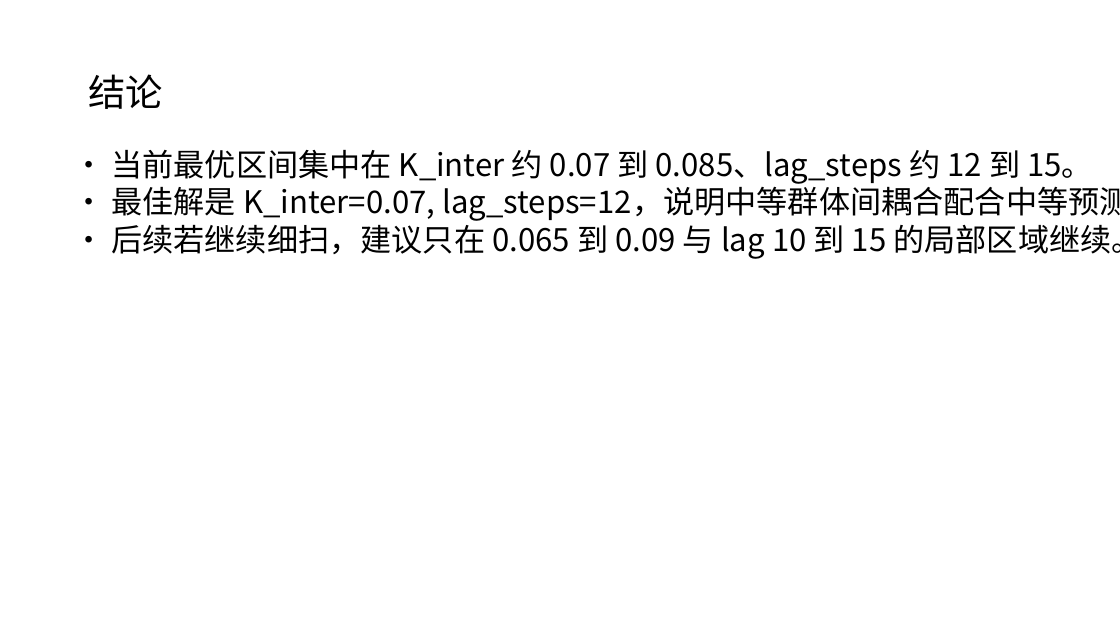
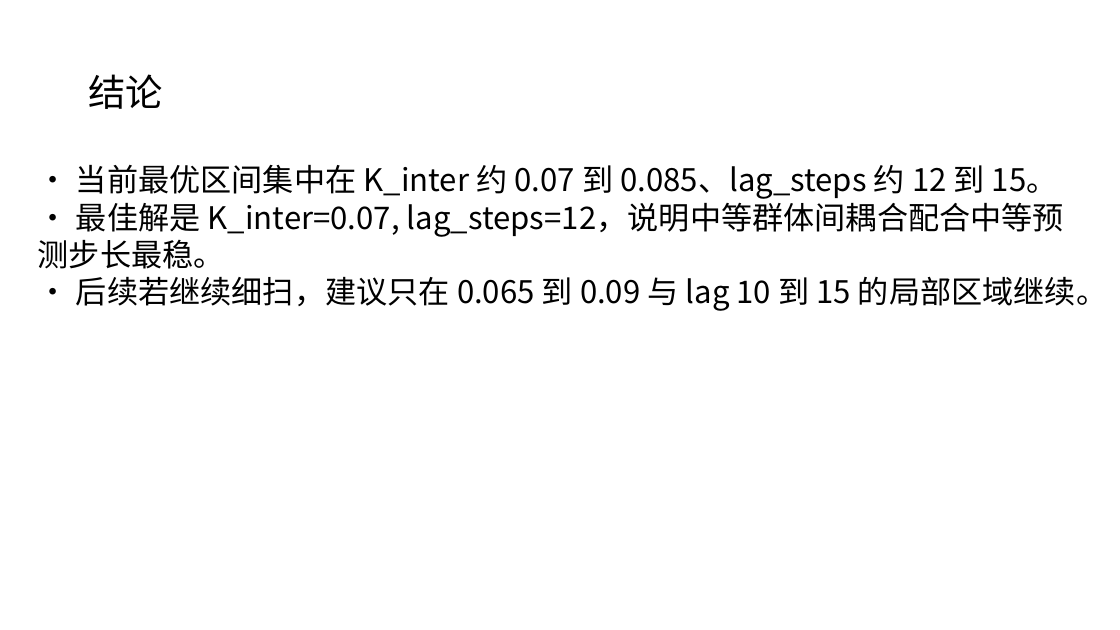
Before and after one commit to Matthew-ymz/pykoop, a slide deck: slide 6 of exp/kuramoto/kuramoto_tuning_report.pptx. Drawn at 1120x630 pixels with LibreOffice and Linux fonts; fonts in the diff are those of the drawing. Boxes give left, top, right and bottom in pixels: in the first picture for what was removed or moved away, otherwise in the second. Text is boxed around its words. In the diff, an @@ line names an element or a change of style, - is before the commit and + after.

```diff
--- a/exp/kuramoto/kuramoto_tuning_report.pptx
+++ b/exp/kuramoto/kuramoto_tuning_report.pptx
@@ text "• 当前最优区间集中在 K_inter 约 0.07 ..." rewrapped from bbox=[111, 150, 1120, 259] to bbox=[38, 165, 1107, 311] @@
```
Also in this commit, not shown: 1 other slide changed, 9 other files.
